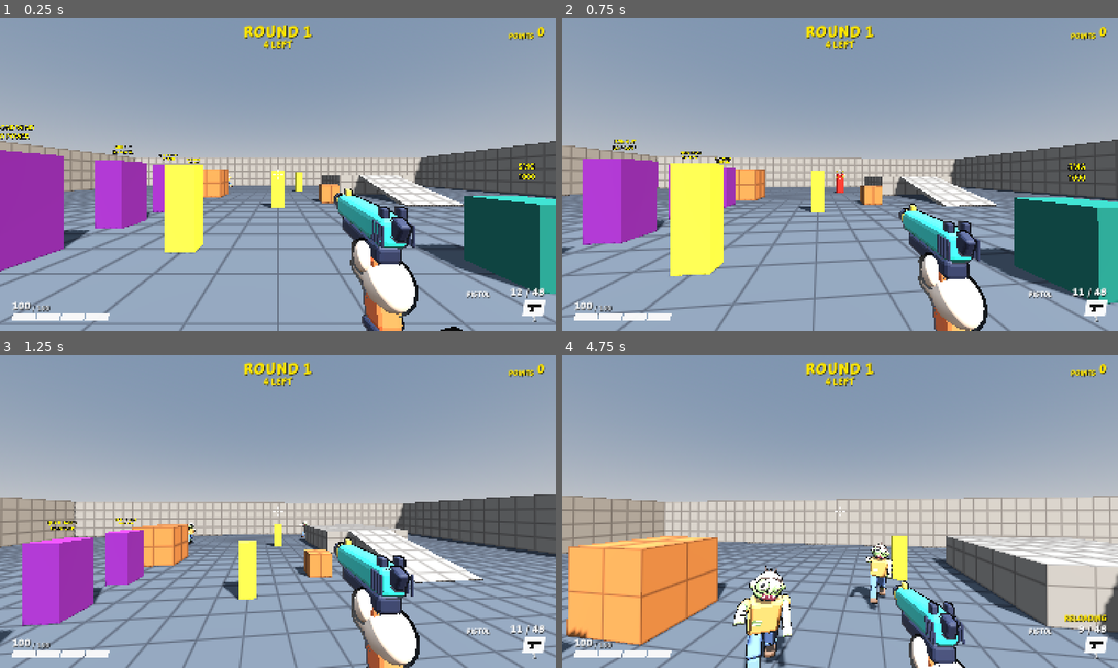
Above: before the commit, frames 1-4 (two rows, left to right).
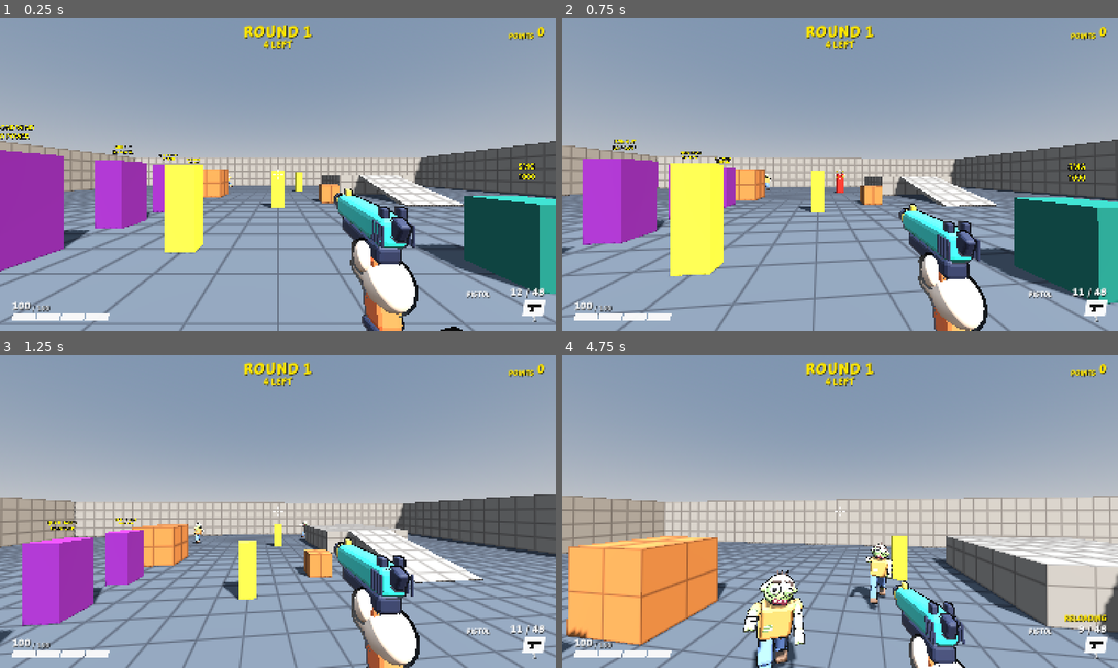
Above: after the commit, the same moments.

Repository: juanakajuan/zombie-survival-fps
Game: Godot game, scene res://levels/test_range.tscn
Same seed, same stepped clock (60 frames per second), same inputs: the game is played once before the commit and once after it. This scene is started directly instead of the project's main scene.
Inputs (mouse positions are in pixels of both pictures, inside the frame that each line leads up to):
- Up to frame 1 (0.25 s): no input
- Up to frame 2 (0.75 s): tap Enter (restart) at 0.5 s; move the mouse to (867, 174) at 0.52 s; hold W (move_forward) from 0.53 s (still down); hold E (interact) from 0.53 s (still down); click (867, 174) at 0.67 s
- Up to frame 3 (1.25 s): keep holding W (move_forward); keep holding E (interact); tap Space (jump) at 0.77, 1.07 s; tap V (melee) at 0.8 s
- Up to frame 4 (4.75 s): keep holding W (move_forward); move the mouse to (812, 511) at 1.27 s; release E (interact) at 1.28 s; tap V (melee) at 1.35, 2.3, 3.8 s; tap Space (jump) at 1.52, 1.82, 3.02, 3.32, 3.77, 4.07, 4.52 s; tap E (interact) at 1.55, 3.05, 4.35 s; move the mouse to (851, 505) at 2.02 s; hold Right mouse button (aim) 2.03-2.78 s; move the mouse to (834, 517) at 2.77 s; tap Ctrl (crouch) at 2.85 s; click (834, 517) at 2.92 s; move the mouse to (878, 514) at 3.52 s; press the mouse at (878, 514) at 3.53 s; tap R (reload) at 4.15 s; move the mouse to (795, 508) at 4.27 s; release the mouse at (795, 508) at 4.28 s

Frame 1 is identical in both runs. In frame 2, less than 0.1% of the frame differs, in the area x 36-38%, y 49-55%; in frame 3, 0.1%; in frame 4, 2.7%, in the area x 30-44%, y 67-100%.

Commit message:
feat: add a random weapon box
The box takes 950 points and rolls a weapon from a weighted table that
skips held weapons. The weapon shows over the box, and the player takes
it with interact. After its safe uses, a use can refund and move the box
to another place, and the level bakes the navmesh again.

Closes #52

Diff:
--- a/levels/level.gd
+++ b/levels/level.gd
@@ -12,6 +12,8 @@
 	player.debug_menu.round_manager = round_manager
 	for node: Node in get_tree().get_nodes_in_group(Door.GROUP):
 		(node as Door).opened.connect(navigation.bake)
+	for node: Node in get_tree().get_nodes_in_group(WeaponBox.GROUP):
+		(node as WeaponBox).moved.connect(navigation.bake)
 	round_manager.round_started.connect(func(_round_number: int) -> void: player.wallet.start_round())
 	game_over.restart_requested.connect(restart)
 
--- a/levels/test_range.tscn
+++ b/levels/test_range.tscn
@@ -18,6 +18,7 @@
 [ext_resource type="PackedScene" path="res://barricades/barricade.tscn" id="16_barricade"]
 [ext_resource type="PackedScene" path="res://perks/power_switch.tscn" id="17_power_switch"]
 [ext_resource type="PackedScene" path="res://perks/perk_machine.tscn" id="18_perk_machine"]
+[ext_resource type="PackedScene" path="res://weapon_box/weapon_box.tscn" id="23_weapon_box"]
 [ext_resource type="Resource" path="res://perks/iron_gut.tres" id="19_iron_gut"]
 [ext_resource type="Resource" path="res://perks/quick_hands.tres" id="20_quick_hands"]
 [ext_resource type="Resource" path="res://perks/hair_trigger.tres" id="21_hair_trigger"]
@@ -281,3 +282,18 @@
 transform = Transform3D(0, 0, 1, 0, 1, 0, -1, 0, 0, -5, 0, 2.5)
 item = ExtResource("22_second_wind")
 power = NodePath("../PowerSwitch")
+
+[node name="WeaponBoxPlaces" type="Node3D" parent="."]
+
+[node name="South" type="Marker3D" parent="WeaponBoxPlaces"]
+position = Vector3(0, 0, 9.5)
+
+[node name="NorthWest" type="Marker3D" parent="WeaponBoxPlaces"]
+transform = Transform3D(0, 0, 1, 0, 1, 0, -1, 0, 0, -16, 0, -15)
+
+[node name="NorthEast" type="Marker3D" parent="WeaponBoxPlaces"]
+transform = Transform3D(0, 0, -1, 0, 1, 0, 1, 0, 0, 16, 0, -4)
+
+[node name="WeaponBox" parent="." node_paths=PackedStringArray("places") instance=ExtResource("23_weapon_box")]
+position = Vector3(0, 0, 9.5)
+places = [NodePath("../WeaponBoxPlaces/South"), NodePath("../WeaponBoxPlaces/NorthWest"), NodePath("../WeaponBoxPlaces/NorthEast")]
--- /dev/null
+++ b/tests/weapon_box/test_weapon_box.gd
@@ -0,0 +1,122 @@
+extends TestCase
+
+const BOX_SCENE: PackedScene = preload("res://weapon_box/weapon_box.tscn")
+const SMG_ITEM: WeaponItem = preload("res://economy/smg_item.tres")
+
+
+func test_a_use_costs_the_price_and_offers_a_weapon_from_the_table() -> void:
+	var player := await spawn_player()
+	var box := _spawn_box(0.0)
+	player.wallet.add(box.cost + 5)
+	assert_eq(box.prompt_text(player), "E  WEAPON BOX  %d" % box.cost, "prompt before a use")
+	assert_true(box.use(player), "the use works")
+	assert_eq(player.wallet.points, 5, "the cost was spent")
+	assert_true(box.offer() != null, "a weapon is over the box")
+	assert_true(_table_items(box).has(box.offer()), "the weapon is from the table")
+	assert_eq(box.offer_text(), box.offer().display_name, "the weapon name shows over the box")
+	assert_eq(box.prompt_text(player), "E  TAKE %s" % box.offer().display_name, "prompt while a weapon is offered")
+
+
+func test_the_player_takes_the_offered_weapon_with_interact() -> void:
+	var player := await spawn_player()
+	var box := _spawn_box(0.0)
+	player.wallet.add(box.cost)
+	box.use(player)
+	var offered := box.offer()
+	box.press(player)
+	assert_eq(player.weapon.data, offered.weapon, "the offered weapon is in hand")
+	assert_eq(player.weapons.size(), 2, "the pistol is still held")
+	assert_eq(box.offer_text(), "", "nothing is over the box")
+
+
+func test_the_box_never_gives_a_weapon_the_player_holds() -> void:
+	var player := await spawn_player()
+	var box := _spawn_box(0.0)
+	box.offer_time = 1.0
+	for _i: int in 10:
+		player.wallet.add(box.cost)
+		assert_true(box.use(player), "the use works")
+		assert_eq(box.offer(), SMG_ITEM, "the pistol is held, so the box offers the SMG")
+		await run_seconds(box.offer_time + 0.1)
+
+
+func test_a_box_with_no_new_weapon_takes_no_points() -> void:
+	var player := await spawn_player()
+	var box := _spawn_box(0.0)
+	player.give_weapon(SMG_ITEM.weapon)
+	player.wallet.add(box.cost)
+	assert_eq(box.prompt_text(player), "NO NEW WEAPONS", "prompt")
+	assert_true(not box.use(player), "the use fails")
+	assert_eq(player.wallet.points, box.cost, "no points spent")
+
+
+func test_too_few_points_roll_nothing() -> void:
+	var player := await spawn_player()
+	var box := _spawn_box(0.0)
+	player.wallet.add(box.cost - 1)
+	assert_true(not box.use(player), "the use fails")
+	assert_true(box.offer() == null, "no weapon is over the box")
+
+
+func test_an_offer_that_is_not_taken_goes_away() -> void:
+	var player := await spawn_player()
+	var box := _spawn_box(0.0)
+	box.offer_time = 1.0
+	player.wallet.add(box.cost)
+	box.use(player)
+	await run_seconds(1.1)
+	assert_true(box.offer() == null, "the offer is gone")
+	assert_eq(player.weapons.size(), 1, "no weapon was given")
+	assert_eq(player.wallet.points, 0, "the points are not given back")
+
+
+func test_the_box_moves_and_refunds_after_its_safe_uses() -> void:
+	var player := await spawn_player()
+	var box := _spawn_box(1.0)
+	box.safe_uses = 1
+	var start := _place(Vector3(0.0, 0.0, -2.0))
+	var other := _place(Vector3(10.0, 0.0, -2.0))
+	box.places = [start, other]
+	var moves: Array[int] = [0]
+	box.moved.connect(func() -> void: moves[0] += 1)
+	player.wallet.add(box.cost)
+	box.use(player)
+	assert_true(box.offer() != null, "the safe use gives a weapon")
+	box.take(player)
+	player.give_weapon(preload("res://weapons/pistol.tres"))
+	player.wallet.add(box.cost)
+	assert_true(box.use(player), "the use works")
+	assert_true(box.offer() == null, "a move gives no weapon")
+	assert_eq(player.wallet.points, box.cost, "the points came back")
+	assert_eq(box.global_position, other.global_position, "the box is at the other place")
+	assert_eq(moves[0], 1, "moved was emitted once")
+
+
+func test_the_test_range_box_stands_at_one_of_its_places() -> void:
+	var level := await spawn_level()
+	var box := level.get_node("WeaponBox") as WeaponBox
+	assert_true(box.places.size() > 1, "the box has more than one place")
+	var at_place := box.places.any(func(place: Node3D) -> bool: return place.global_position.is_equal_approx(box.global_position))
+	assert_true(at_place, "the box starts at one of its places")
+
+
+func _spawn_box(move_chance: float) -> WeaponBox:
+	var box := BOX_SCENE.instantiate() as WeaponBox
+	box.move_chance = move_chance
+	box.position = Vector3(0.0, 0.0, -2.0)
+	add_child(box)
+	return box
+
+
+func _place(at: Vector3) -> Marker3D:
+	var place := Marker3D.new()
+	place.position = at
+	add_child(place)
+	return place
+
+
+func _table_items(box: WeaponBox) -> Array[WeaponItem]:
+	var items: Array[WeaponItem] = []
+	for entry: WeaponBoxEntry in box.table.entries:
+		items.append(entry.item)
+	return items
--- /dev/null
+++ b/weapon_box/pistol_item.tres
@@ -0,0 +1,11 @@
+[gd_resource type="Resource" script_class="WeaponItem" format=3]
+
+[ext_resource type="Script" path="res://economy/weapon_item.gd" id="1_item"]
+[ext_resource type="Resource" path="res://weapons/pistol.tres" id="2_pistol"]
+
+[resource]
+script = ExtResource("1_item")
+weapon = ExtResource("2_pistol")
+ammo_cost = 250
+display_name = "PISTOL"
+cost = 500
--- /dev/null
+++ b/weapon_box/weapon_box.gd
@@ -0,0 +1,119 @@
+class_name WeaponBox
+extends Interactable
+## A box that gives a random weapon for a price. The weapon shows over the box for a short time, and the player takes it
+## with the interact action. A use can instead give the points back and move the box to another of its places.
+
+## A use refunded the price and the box went to a new place.
+signal moved
+
+const GROUP := &"weapon_box"
+
+enum State { READY, OFFERING }
+
+@export var table: WeaponBoxTable
+@export_range(0, 100000) var cost: int = 950
+## The seconds that a rolled weapon stays over the box. Then it is gone and the points are not given back.
+@export_range(1.0, 60.0, 0.5, "suffix:s") var offer_time: float = 8.0
+## The chance that a use moves the box instead of giving a weapon.
+@export_range(0.0, 1.0, 0.01) var move_chance: float = 0.15
+## The uses at a place before the box can move from it.
+@export_range(0, 100) var safe_uses: int = 3
+## The places that the box can stand at. Include the place where the box starts.
+@export var places: Array[Node3D]
+
+var _state := State.READY
+var _offer: WeaponItem
+var _offer_left := 0.0
+var _uses_here := 0
+
+@onready var _label: Label3D = $Label
+@onready var _offer_label: Label3D = $OfferLabel
+
+
+func _enter_tree() -> void:
+	add_to_group(GROUP)
+
+
+func _ready() -> void:
+	_label.text = "WEAPON BOX\n%d" % cost
+	_show_offer()
+
+
+func _physics_process(delta: float) -> void:
+	if _state != State.OFFERING:
+		return
+	_offer_left -= delta
+	if _offer_left <= 0.0:
+		_end_offer()
+
+
+## The weapon over the box that the player can take, or null.
+func offer() -> WeaponItem:
+	return _offer
+
+
+## Takes the cost and rolls. Returns false, and takes no points, while a weapon is over the box, when the table has no
+## weapon that the player does not hold, or when the player cannot pay.
+func use(player: Player) -> bool:
+	if _state != State.READY or table.available(player).is_empty() or not player.wallet.spend(cost):
+		return false
+	_uses_here += 1
+	if _uses_here > safe_uses and randf() < move_chance:
+		player.wallet.add(cost)
+		_move()
+		return true
+	_offer = table.roll(player)
+	_offer_left = offer_time
+	_state = State.OFFERING
+	_show_offer()
+	return true
+
+
+## Gives the weapon over the box to the player. Returns false when there is none.
+func take(player: Player) -> bool:
+	if _state != State.OFFERING:
+		return false
+	_offer.apply(player)
+	_end_offer()
+	return true
+
+
+func prompt_text(player: Player) -> String:
+	if _state == State.OFFERING:
+		return "E  TAKE %s" % _offer.display_name
+	if table.available(player).is_empty():
+		return "NO NEW WEAPONS"
+	return "E  WEAPON BOX  %d" % cost
+
+
+func press(player: Player) -> void:
+	if _state == State.OFFERING:
+		take(player)
+	else:
+		use(player)
+
+
+## The text over the box: the rolled weapon's name while it is there, or an empty string.
+func offer_text() -> String:
+	return _offer_label.text if _offer_label.visible else ""
+
+
+func _end_offer() -> void:
+	_state = State.READY
+	_offer = null
+	_show_offer()
+
+
+func _show_offer() -> void:
+	_offer_label.visible = _offer != null
+	_offer_label.text = _offer.display_name if _offer != null else ""
+
+
+func _move() -> void:
+	var others := places.filter(func(place: Node3D) -> bool: return not place.global_position.is_equal_approx(global_position))
+	_uses_here = 0
+	if others.is_empty():
+		return
+	var place: Node3D = others.pick_random()
+	global_transform = place.global_transform
+	moved.emit()
--- /dev/null
+++ b/weapon_box/weapon_box.tscn
@@ -0,0 +1,60 @@
+[gd_scene format=3]
+
+[ext_resource type="Script" path="res://weapon_box/weapon_box.gd" id="1_box"]
+[ext_resource type="Resource" path="res://weapon_box/weapon_box_table.tres" id="2_table"]
+
+[sub_resource type="StandardMaterial3D" id="box_material"]
+albedo_color = Color(0.32, 0.16, 0.5, 1)
+emission_enabled = true
+emission = Color(0.25, 0.1, 0.45, 1)
+emission_energy_multiplier = 0.4
+
+[sub_resource type="BoxMesh" id="box_mesh"]
+material = SubResource("box_material")
+size = Vector3(1.8, 0.8, 0.9)
+
+[sub_resource type="StandardMaterial3D" id="lid_material"]
+albedo_color = Color(0.9, 0.75, 0.1, 1)
+
+[sub_resource type="BoxMesh" id="lid_mesh"]
+material = SubResource("lid_material")
+size = Vector3(1.9, 0.1, 1)
+
+[sub_resource type="BoxShape3D" id="box_shape"]
+size = Vector3(1.8, 0.9, 0.9)
+
+[node name="WeaponBox" type="StaticBody3D"]
+script = ExtResource("1_box")
+table = ExtResource("2_table")
+
+[node name="MeshInstance3D" type="MeshInstance3D" parent="."]
+position = Vector3(0, 0.4, 0)
+mesh = SubResource("box_mesh")
+
+[node name="Lid" type="MeshInstance3D" parent="."]
+position = Vector3(0, 0.85, 0)
+mesh = SubResource("lid_mesh")
+
+[node name="CollisionShape3D" type="CollisionShape3D" parent="."]
+position = Vector3(0, 0.45, 0)
+shape = SubResource("box_shape")
+
+[node name="Label" type="Label3D" parent="."]
+position = Vector3(0, 1.3, 0)
+billboard = 1
+modulate = Color(1, 0.9, 0, 1)
+outline_modulate = Color(0.08, 0.08, 0.08, 1)
+text = "WEAPON BOX"
+pixel_size = 0.0025
+font_size = 48
+outline_size = 12
+
+[node name="OfferLabel" type="Label3D" parent="."]
+position = Vector3(0, 1.8, 0)
+billboard = 1
+modulate = Color(0.75, 0.55, 1, 1)
+outline_modulate = Color(0.08, 0.08, 0.08, 1)
+text = "SMG"
+pixel_size = 0.004
+font_size = 64
+outline_size = 16
--- /dev/null
+++ b/weapon_box/weapon_box_entry.gd
@@ -0,0 +1,7 @@
+class_name WeaponBoxEntry
+extends Resource
+## One weapon that the weapon box can give, and how often.
+
+@export var item: WeaponItem
+## The chance of this entry is its weight over the sum of the weights of the entries that the box can give.
+@export_range(0.0, 100.0, 0.1) var weight: float = 1.0
--- /dev/null
+++ b/weapon_box/weapon_box_table.gd
@@ -0,0 +1,24 @@
+class_name WeaponBoxTable
+extends Resource
+## The weapons that the weapon box gives, with a weight for each.
+
+@export var entries: Array[WeaponBoxEntry]
+
+
+## The entries that the box can give this player: the weapons that the player does not hold.
+func available(player: Player) -> Array[WeaponBoxEntry]:
+	return entries.filter(func(entry: WeaponBoxEntry) -> bool: return entry.weight > 0.0 and player.weapon_holding(entry.item.weapon) == null)
+
+
+## A weighted random item from the available entries, or null when there is none.
+func roll(player: Player) -> WeaponItem:
+	var candidates := available(player)
+	var total := 0.0
+	for entry: WeaponBoxEntry in candidates:
+		total += entry.weight
+	var pick := randf() * total
+	for entry: WeaponBoxEntry in candidates:
+		pick -= entry.weight
+		if pick < 0.0:
+			return entry.item
+	return null if candidates.is_empty() else candidates.back().item
--- /dev/null
+++ b/weapon_box/weapon_box_table.tres
@@ -0,0 +1,20 @@
+[gd_resource type="Resource" script_class="WeaponBoxTable" format=3]
+
+[ext_resource type="Script" path="res://weapon_box/weapon_box_table.gd" id="1_table"]
+[ext_resource type="Script" path="res://weapon_box/weapon_box_entry.gd" id="2_entry"]
+[ext_resource type="Resource" path="res://economy/smg_item.tres" id="3_smg"]
+[ext_resource type="Resource" path="res://weapon_box/pistol_item.tres" id="4_pistol"]
+
+[sub_resource type="Resource" id="smg_entry"]
+script = ExtResource("2_entry")
+item = ExtResource("3_smg")
+weight = 3.0
+
+[sub_resource type="Resource" id="pistol_entry"]
+script = ExtResource("2_entry")
+item = ExtResource("4_pistol")
+weight = 1.0
+
+[resource]
+script = ExtResource("1_table")
+entries = Array[ExtResource("2_entry")]([SubResource("smg_entry"), SubResource("pistol_entry")])
Not shown, changed: .claude/skills/verify/scripts/driver.gd
Not shown, added: tests/weapon_box/test_weapon_box.gd.uid
Not shown, added: weapon_box/weapon_box.gd.uid
Not shown, added: weapon_box/weapon_box_entry.gd.uid
Not shown, added: weapon_box/weapon_box_table.gd.uid
Not shown, changed: .claude/skills/verify/SKILL.md
Not shown, changed: .claude/skills/verify/features/README.md
Not shown, added: .claude/skills/verify/features/weapon-box.md
Not shown, added: .claude/skills/verify/journeys/weapon_box.steps
Not shown, changed: DESIGN.md
